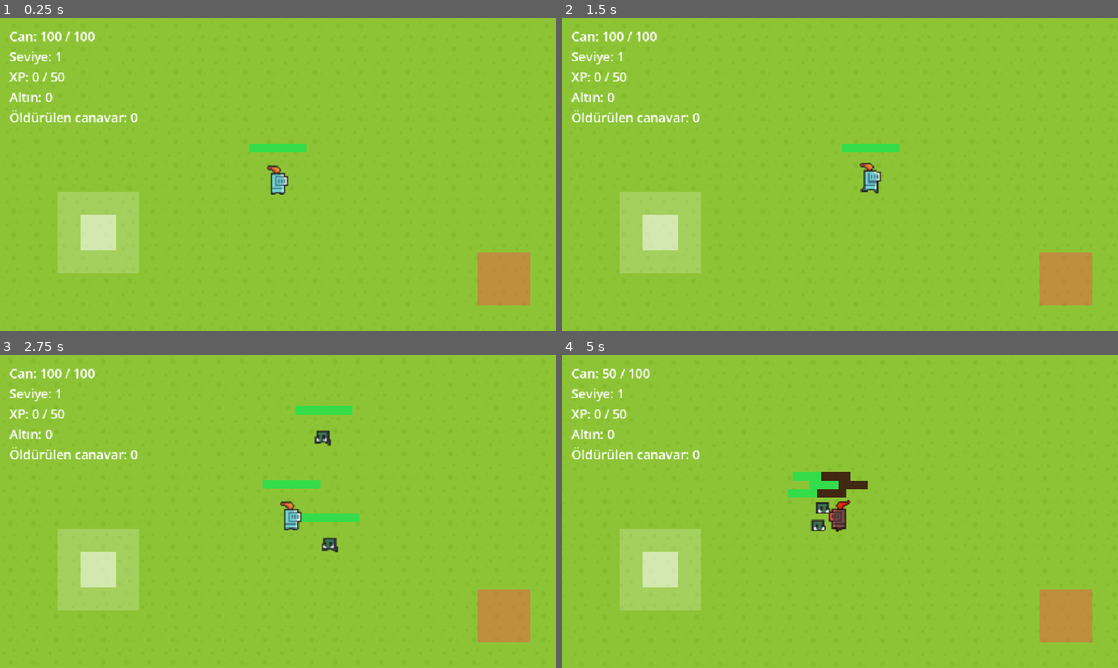
Above: before the commit, frames 1-4 (two rows, left to right).
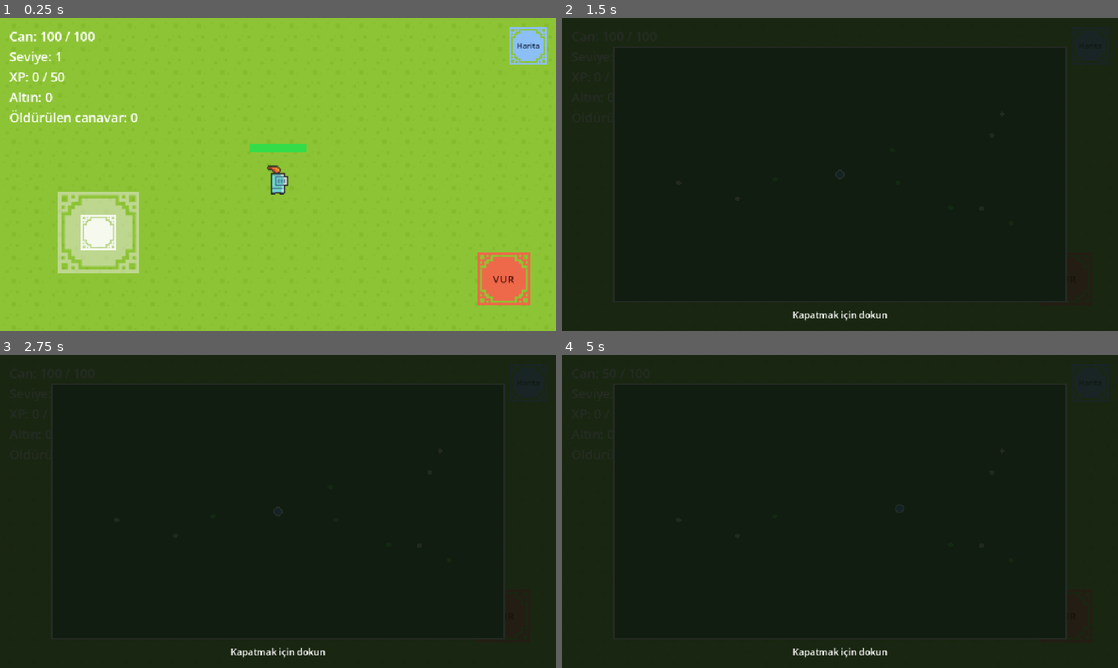
Above: after the commit, the same moments.

Repository: batv45/knight-lite
Game: Godot game, scene res://scenes/World.tscn
Two runs of this game, one before a commit and one after it. Both use one fixed random seed, a clock stepped at 60 frames per second and the inputs below.
Inputs (mouse positions are in pixels of both pictures, inside the frame that each line leads up to):
- Up to frame 1 (0.25 s): no input
- Up to frame 2 (1.5 s): click (1090, 46) at 0.5 s, where only the run after the commit has a clickable "Harita"; tap Enter (ui_accept) at 1.25 s; move the mouse to (962, 158) at 1.27 s; hold Right (ui_right) from 1.28 s (still down); click (962, 158) at 1.42 s
- Up to frame 3 (2.75 s): tap Enter (ui_accept) at 1.52 s; release Right (ui_right) at 2 s; drag from (166, 527) to (250, 574) at 2.02 s
- Up to frame 4 (5 s): move the mouse to (895, 442) at 2.77 s; hold Right (ui_right) 2.78-3.5 s; click (895, 442) at 2.92 s; drag from (812, 574) to (673, 464) at 3.52 s; move the mouse to (1006, 558) at 4.27 s; hold Left (ui_left) from 4.28 s (still down); click (1006, 558) at 4.42 s; tap Enter (ui_accept) at 4.52 s

The runs differ from the first frame. In frame 1, 5.5% of the frame differs, in the area x 10-99%, y 2-92%; in frame 2, 100%, in the area x 0-100%, y 0-100%; in frame 3, 100%; in frame 4, 100%.

Commit message:
4 duzeltme/iyilestirme: dunya siniri, harita overlay, vurus efekti, UI butonlari
- world.gd: gorunmez StaticBody2D duvarlar eklendi, karakter/canavarlar artik
  dunya sinirinin disina cikamiyor (izole testle 2400 sinirinda durdugu dogrulandi)
- hud.gd + map_overlay.gd: sag ustte 'Harita' butonu, basinca dunyanin o anki
  durumunun (oyuncu + canavar konumlari) statik bir gorunumunu gosteriyor,
  herhangi bir yere dokununca kapaniyor. HUD layer'i TouchControls'un ustune
  cikarildi (layer=10) ki overlay her seyi dogru kaplasin
- player.gd: vurus efekti artik yon yonunde kisa bir hamle + squash/stretch
  (Tween TRANS_BACK/EASE_OUT), oncekinden daha 'hissedilir'
- touch_controls.gd: joystick + VUR butonu artik Kenney Fantasy UI Borders
  paketinden gercek panel gorseli (round_panel.png) kullaniyor, duz renkli
  kare placeholder'lar yerine

Hepsi izole SceneTree testleriyle headless dogrulandi.

Diff:
--- a/app/scripts/hud.gd
+++ b/app/scripts/hud.gd
@@ -1,5 +1,9 @@
 extends CanvasLayer
-## Faz 3 HUD: can, seviye/XP, altın, öldürülen canavar sayacı + level-up bildirimi.
+## Faz 4 HUD: can, seviye/XP, altın, öldürülen canavar sayacı, level-up bildirimi
+## ve sağ üstteki harita butonu (basınca dünyanın anlık bir "fotoğrafını" gösterir).
+
+## world.gd tarafından add_child()'dan ÖNCE set edilir (harita çizimi için gerekli).
+var world_size := Vector2(2400, 1350)
 
 var _hp_label: Label
 var _level_label: Label
@@ -10,6 +14,8 @@
 var _kills := 0
 
 func _ready() -> void:
+	layer = 10 # TouchControls (varsayılan layer 1) her zaman altında kalsın; harita overlay'i üstte görünsün
+
 	var margin := MarginContainer.new()
 	margin.set_anchors_preset(Control.PRESET_TOP_LEFT)
 	margin.add_theme_constant_override("margin_left", 16)
@@ -33,6 +39,8 @@
 	_level_up_label.position = Vector2(-100, 60)
 	_level_up_label.modulate.a = 0.0
 	add_child(_level_up_label)
+
+	_build_map_button()
 
 func _make_label(parent: VBoxContainer) -> Label:
 	var label := Label.new()
@@ -60,3 +68,32 @@
 	tw.tween_property(_level_up_label, "modulate:a", 1.0, 0.2)
 	tw.tween_interval(0.8)
 	tw.tween_property(_level_up_label, "modulate:a", 0.0, 0.6)
+
+## --- Harita butonu ----------------------------------------------------------
+
+func _build_map_button() -> void:
+	var button := TextureButton.new()
+	button.texture_normal = load("res://assets/ui/round_panel.png")
+	button.ignore_texture_size = true
+	button.stretch_mode = TextureButton.STRETCH_KEEP_ASPECT_CENTERED
+	button.modulate = Color(0.55, 0.75, 1.0, 0.95)
+	button.size = Vector2(64, 64)
+	button.set_anchors_preset(Control.PRESET_TOP_RIGHT)
+	button.position = Vector2(-80, 16)
+	button.pressed.connect(_show_map)
+	add_child(button)
+
+	var label := Label.new()
+	label.text = "Harita"
+	label.add_theme_font_size_override("font_size", 13)
+	label.add_theme_color_override("font_color", Color(0.1, 0.15, 0.25))
+	label.set_anchors_preset(Control.PRESET_FULL_RECT)
+	label.horizontal_alignment = HORIZONTAL_ALIGNMENT_CENTER
+	label.vertical_alignment = VERTICAL_ALIGNMENT_CENTER
+	label.mouse_filter = Control.MOUSE_FILTER_IGNORE
+	button.add_child(label)
+
+func _show_map() -> void:
+	var overlay: Control = load("res://scripts/map_overlay.gd").new()
+	overlay.world_size = world_size
+	add_child(overlay)
--- /dev/null
+++ b/app/scripts/map_overlay.gd
@@ -0,0 +1,79 @@
+extends Control
+## Sağ üstteki "Harita" butonuna basınca açılan basit dünya haritası.
+## Canlı değildir: açıldığı andaki oyuncu/canavar konumlarının bir "fotoğrafı"
+## gibidir (spec gereği güncellenmesi gerekmiyor). Herhangi bir yere dokununca kapanır.
+
+var world_size := Vector2(2400, 1350)
+
+const MARGIN := 50.0
+const PLAYER_DOT_RADIUS := 7.0
+const ENEMY_DOT_RADIUS := 4.0
+
+func _ready() -> void:
+	# Anchor yerine bilinçli olarak açık boyut/pozisyon veriyoruz: bu node bir
+	# Control-parent'ın değil doğrudan bir CanvasLayer'ın çocuğu olarak ekleniyor,
+	# anchor tabanlı FULL_RECT'in her durumda doğru boyuta oturmadığı görüldü.
+	var viewport_size := get_viewport_rect().size
+	position = Vector2.ZERO
+	size = viewport_size
+	mouse_filter = Control.MOUSE_FILTER_STOP
+	z_index = 100 # diğer tüm HUD/touch-control katmanlarının üstünde görünsün
+
+	var bg := ColorRect.new()
+	bg.color = Color(0.05, 0.08, 0.05, 0.9)
+	bg.position = Vector2.ZERO
+	bg.size = viewport_size
+	bg.mouse_filter = Control.MOUSE_FILTER_IGNORE
+	add_child(bg)
+
+	var hint := Label.new()
+	hint.text = "Kapatmak için dokun"
+	hint.add_theme_font_size_override("font_size", 16)
+	hint.position = Vector2(0, viewport_size.y - 40)
+	hint.size = Vector2(viewport_size.x, 30)
+	hint.horizontal_alignment = HORIZONTAL_ALIGNMENT_CENTER
+	hint.mouse_filter = Control.MOUSE_FILTER_IGNORE
+	add_child(hint)
+
+	gui_input.connect(_on_gui_input)
+	queue_redraw()
+
+func _on_gui_input(event: InputEvent) -> void:
+	if (event is InputEventScreenTouch and event.pressed) or (event is InputEventMouseButton and event.pressed):
+		queue_free()
+
+func _draw() -> void:
+	var viewport_size := get_viewport_rect().size
+	var available := viewport_size - Vector2(MARGIN, MARGIN) * 2.0
+	var scale_factor: float = min(available.x / world_size.x, available.y / world_size.y)
+	var map_size := world_size * scale_factor
+	var origin := (viewport_size - map_size) / 2.0
+
+	draw_rect(Rect2(origin, map_size), Color(0.22, 0.42, 0.22, 1.0))
+	draw_rect(Rect2(origin, map_size), Color(1, 1, 1, 0.9), false, 3.0)
+
+	for enemy in get_tree().get_nodes_in_group("enemies"):
+		if not is_instance_valid(enemy):
+			continue
+		var p: Vector2 = origin + enemy.global_position * scale_factor
+		var type_id: String = enemy.type_id if "type_id" in enemy else "goblin"
+		draw_circle(p, ENEMY_DOT_RADIUS, _color_for_type(type_id))
+
+	var player := get_tree().get_first_node_in_group("player")
+	if player and is_instance_valid(player):
+		var pp: Vector2 = origin + player.global_position * scale_factor
+		draw_circle(pp, PLAYER_DOT_RADIUS, Color(0.3, 0.6, 1.0))
+		draw_arc(pp, PLAYER_DOT_RADIUS, 0, TAU, 16, Color.WHITE, 2.0)
+
+func _color_for_type(type_id: String) -> Color:
+	match type_id:
+		"goblin":
+			return Color(0.3, 0.85, 0.3)
+		"skelet":
+			return Color(0.9, 0.9, 0.85)
+		"orc_warrior":
+			return Color(0.65, 0.7, 0.25)
+		"big_demon":
+			return Color(0.9, 0.15, 0.15)
+		_:
+			return Color.YELLOW
--- a/app/scripts/player.gd
+++ b/app/scripts/player.gd
@@ -112,9 +112,15 @@
 	can_attack = true
 
 func _play_attack_flash() -> void:
+	# Yöne doğru kısa bir "hamle" (lunge) + sıkışma-esneme (squash & stretch) efekti.
 	var tw := create_tween()
-	tw.tween_property(_visual, "scale", Vector2(1.4, 1.4), 0.08)
-	tw.tween_property(_visual, "scale", Vector2.ONE, 0.08)
+	tw.set_trans(Tween.TRANS_BACK)
+	tw.set_ease(Tween.EASE_OUT)
+	var lunge := facing * 5.0
+	tw.tween_property(_visual, "position", lunge, 0.05)
+	tw.parallel().tween_property(_visual, "scale", Vector2(1.3, 0.85), 0.05)
+	tw.tween_property(_visual, "position", Vector2.ZERO, 0.14)
+	tw.parallel().tween_property(_visual, "scale", Vector2.ONE, 0.14)
 
 func take_damage(amount: int) -> void:
 	if is_dead:
--- a/app/scripts/touch_controls.gd
+++ b/app/scripts/touch_controls.gd
@@ -1,5 +1,7 @@
 extends CanvasLayer
 ## Sol altta hareket için sanal joystick, sağ altta saldırı butonu.
+## Görseller Kenney "Fantasy UI Borders" paketinden (round_panel.png), renk
+## tonlamasıyla (modulate) farklı amaçlar için ayrıştırılıyor.
 ## PC'de mouse ile de çalışır çünkü project.godot'ta "emulate_touch_from_mouse" açık.
 ## İki dokunuşu (hareket + saldırı) aynı anda ayırt edebilmek için her biri kendi
 ## touch index'ini takip eder.
@@ -12,38 +14,55 @@
 const ATTACK_BUTTON_SIZE := 90.0
 const ATTACK_MARGIN := 90.0
 
+const PANEL_TEXTURE := "res://assets/ui/round_panel.png"
+
 var _touch_index := -1
 var _base_center := Vector2.ZERO
 var _knob_center := Vector2.ZERO
-var _base_visual: ColorRect
-var _knob_visual: ColorRect
+var _base_visual: TextureRect
+var _knob_visual: TextureRect
 
 var _attack_touch_index := -1
 var _attack_center := Vector2.ZERO
-var _attack_visual: ColorRect
+var _attack_visual: TextureRect
 
 func _ready() -> void:
 	var viewport_size := get_viewport().get_visible_rect().size
 
 	_base_center = Vector2(MARGIN + BASE_SIZE / 2.0, viewport_size.y - MARGIN - BASE_SIZE / 2.0)
 	_knob_center = _base_center
-	_base_visual = _make_pad(BASE_SIZE, Color(1, 1, 1, 0.2))
-	_knob_visual = _make_pad(KNOB_SIZE, Color(1, 1, 1, 0.5))
+	_base_visual = _make_pad(BASE_SIZE, Color(0.9, 0.9, 0.85, 0.55))
+	_knob_visual = _make_pad(KNOB_SIZE, Color(1, 1, 1, 0.85))
 	add_child(_base_visual)
 	add_child(_knob_visual)
 
 	_attack_center = Vector2(viewport_size.x - ATTACK_MARGIN, viewport_size.y - ATTACK_MARGIN)
-	_attack_visual = _make_pad(ATTACK_BUTTON_SIZE, Color(1, 0.3, 0.3, 0.45))
+	_attack_visual = _make_pad(ATTACK_BUTTON_SIZE, Color(1.0, 0.35, 0.3, 0.85))
 	add_child(_attack_visual)
+	_add_attack_label(_attack_visual)
 
 	_update_visuals()
 
-func _make_pad(size: float, color: Color) -> ColorRect:
-	var pad := ColorRect.new()
-	pad.color = color
+func _make_pad(size: float, color: Color) -> TextureRect:
+	var pad := TextureRect.new()
+	pad.texture = load(PANEL_TEXTURE)
+	pad.ignore_texture_size = true
+	pad.stretch_mode = TextureRect.STRETCH_KEEP_ASPECT_CENTERED
 	pad.size = Vector2(size, size)
+	pad.modulate = color
 	pad.mouse_filter = Control.MOUSE_FILTER_IGNORE
 	return pad
+
+func _add_attack_label(parent: TextureRect) -> void:
+	var label := Label.new()
+	label.text = "VUR"
+	label.add_theme_font_size_override("font_size", 18)
+	label.add_theme_color_override("font_color", Color(0.25, 0.05, 0.05))
+	label.set_anchors_preset(Control.PRESET_FULL_RECT)
+	label.horizontal_alignment = HORIZONTAL_ALIGNMENT_CENTER
+	label.vertical_alignment = VERTICAL_ALIGNMENT_CENTER
+	label.mouse_filter = Control.MOUSE_FILTER_IGNORE
+	parent.add_child(label)
 
 func _update_visuals() -> void:
 	_base_visual.position = _base_center - _base_visual.size / 2.0
@@ -59,6 +78,7 @@
 			elif _attack_touch_index == -1 and event.position.distance_to(_attack_center) <= ATTACK_BUTTON_SIZE / 2.0:
 				_attack_touch_index = event.index
 				InputBridge.request_attack()
+				_pulse_attack_button()
 		else:
 			if event.index == _touch_index:
 				_release_joystick()
@@ -80,3 +100,9 @@
 	_knob_center = _base_center
 	_update_visuals()
 	InputBridge.set_move_vector(Vector2.ZERO)
+
+func _pulse_attack_button() -> void:
+	_attack_visual.pivot_offset = _attack_visual.size / 2.0
+	var tw := create_tween()
+	tw.tween_property(_attack_visual, "scale", Vector2(0.85, 0.85), 0.05)
+	tw.tween_property(_attack_visual, "scale", Vector2.ONE, 0.1)
--- a/app/scripts/world.gd
+++ b/app/scripts/world.gd
@@ -28,11 +28,13 @@
 
 func _ready() -> void:
 	_build_ground()
+	_build_world_bounds()
 	_player = _spawn_player()
 	_attach_camera(_player)
 	_add_touch_controls()
 
 	_hud = load("res://scenes/HUD.tscn").instantiate()
+	_hud.world_size = WORLD_SIZE
 	add_child(_hud)
 	_player.health_changed.connect(_hud.set_player_hp)
 	_player.xp_changed.connect(_hud.set_xp)
@@ -73,6 +75,27 @@
 	for y in tiles_y:
 		for x in tiles_x:
 			ground.set_cell(Vector2i(x, y), source_id, GRASS_COORD)
+
+## Karakterin (ve canavarların) dünya sınırlarının dışına çıkmasını engelleyen
+## görünmez duvarlar. StaticBody2D olduğu için move_and_slide() kullanan tüm
+## CharacterBody2D'ler (Player, Enemy) otomatik olarak buna çarpar, ekstra kod gerekmez.
+const WALL_THICKNESS := 64.0
+
+func _build_world_bounds() -> void:
+	_add_wall(Vector2(WORLD_SIZE.x / 2.0, -WALL_THICKNESS / 2.0), Vector2(WORLD_SIZE.x + WALL_THICKNESS * 2.0, WALL_THICKNESS))
+	_add_wall(Vector2(WORLD_SIZE.x / 2.0, WORLD_SIZE.y + WALL_THICKNESS / 2.0), Vector2(WORLD_SIZE.x + WALL_THICKNESS * 2.0, WALL_THICKNESS))
+	_add_wall(Vector2(-WALL_THICKNESS / 2.0, WORLD_SIZE.y / 2.0), Vector2(WALL_THICKNESS, WORLD_SIZE.y + WALL_THICKNESS * 2.0))
+	_add_wall(Vector2(WORLD_SIZE.x + WALL_THICKNESS / 2.0, WORLD_SIZE.y / 2.0), Vector2(WALL_THICKNESS, WORLD_SIZE.y + WALL_THICKNESS * 2.0))
+
+func _add_wall(pos: Vector2, size: Vector2) -> void:
+	var body := StaticBody2D.new()
+	body.position = pos
+	var shape := CollisionShape2D.new()
+	var rect := RectangleShape2D.new()
+	rect.size = size
+	shape.shape = rect
+	body.add_child(shape)
+	add_child(body)
 
 func _spawn_player() -> CharacterBody2D:
 	var player: CharacterBody2D = load("res://scenes/Player.tscn").instantiate()
Binary file added: app/assets/ui/round_panel.png
Not shown, added: app/scripts/map_overlay.gd.uid
